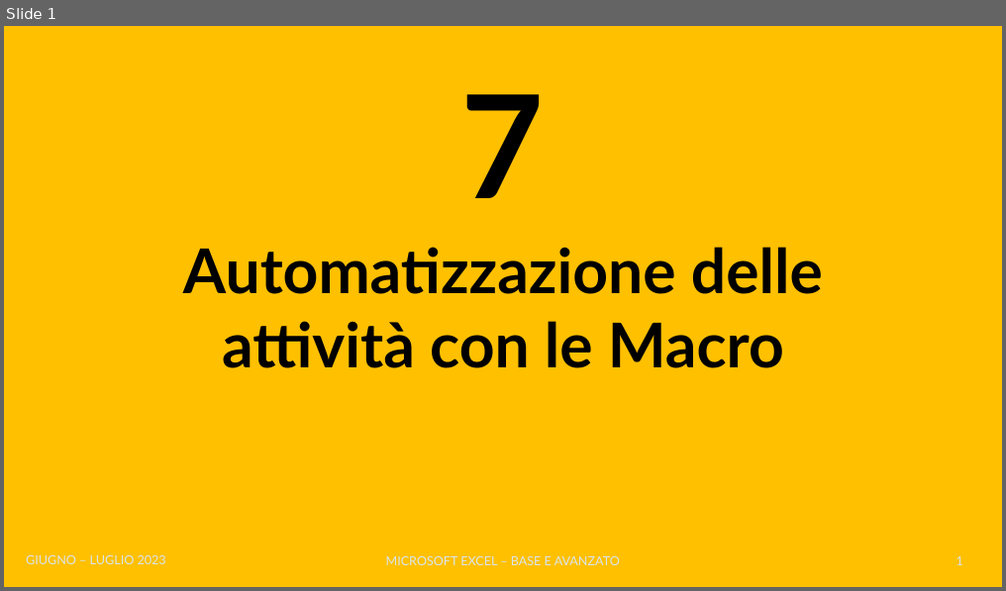
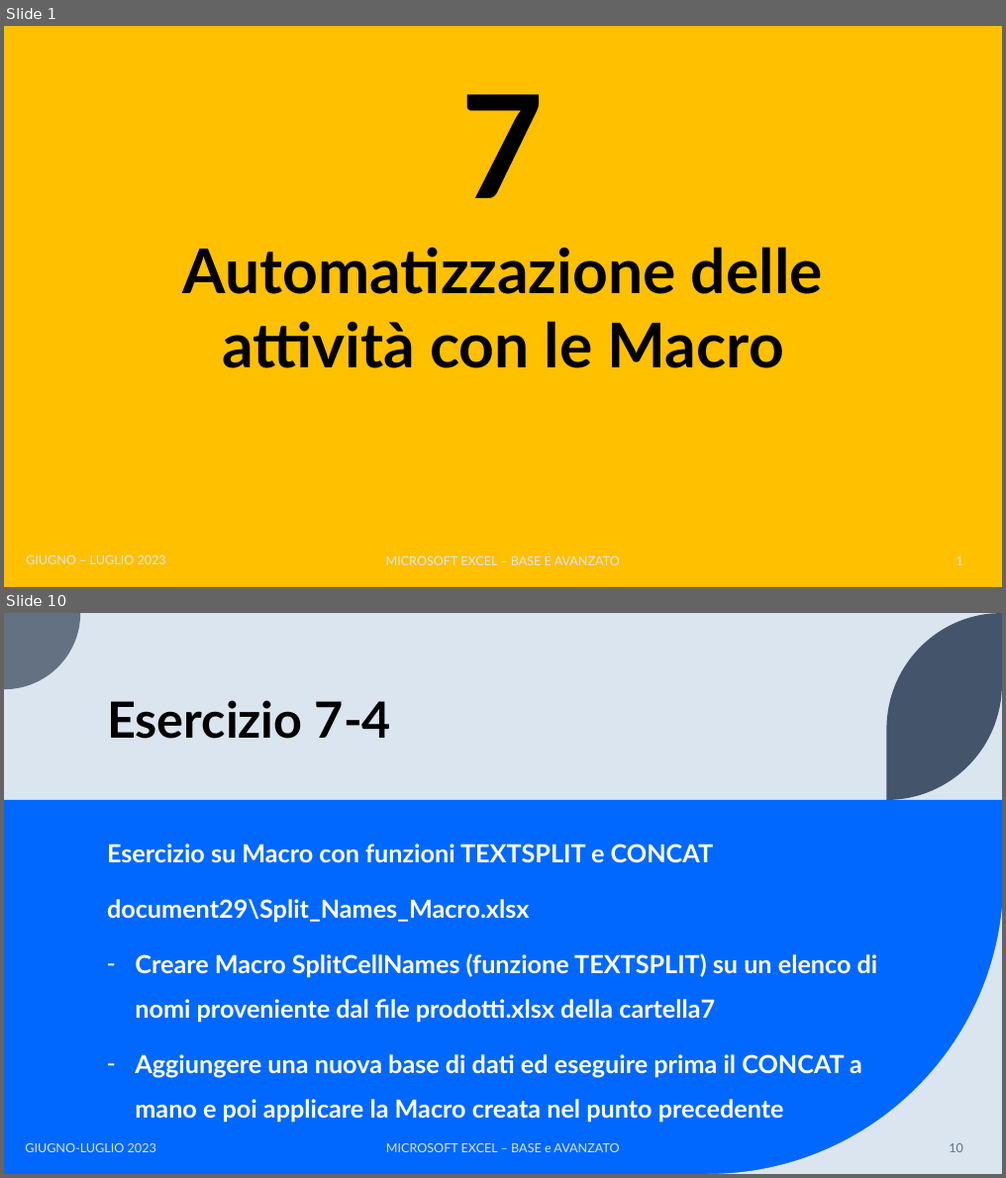
Before and after one commit to teispir/excel, a slide deck: ppt/Corso_Excel_Base_Avanzato_Parte7.pptx. Shown one above the other, each under a label of ours: slide 1 before the commit, slides 1 and 10 after it; the slides between them are not shown. The pictures are 1006x591 and 1006x1178 pixels, drawn with LibreOffice and Linux fonts; fonts in the diff are those of the drawing. Boxes give left, top, right and bottom in pixels: in the first picture for what was removed or moved away, otherwise in the second. Text is boxed around its words. In the diff, an @@ line names an element or a change of style, - is before the commit and + after.

```diff
--- a/ppt/Corso_Excel_Base_Avanzato_Parte7.pptx
+++ b/ppt/Corso_Excel_Base_Avanzato_Parte7.pptx
@@ slide 10 added at [4,613,1002,1174], background #DAE5EF @@
@@ freeform shape added at [4,613,80,689], fill #637183 @@
@@ freeform shape added at [887,613,1002,800], fill #44546A @@
@@ title added at [107,700,391,739], 48 pt, text #000000, bold @@
+Esercizio 7-4
@@ rectangle added at [4,800,1002,1174], fill #0068FF @@
@@ text added at [107,844,878,1123], 24 pt, text #FFFFFF, bold @@
+Esercizio su Macro con funzioni TEXTSPLIT e CONCAT
+document29\Split_Names_Macro.xlsx
+– Creare Macro SplitCellNames (funzione TEXTSPLIT) su un elenco di nomi proveniente dal file prodotti.xlsx della cartella7
+– Aggiungere una nuova base di dati ed eseguire prima il CONCAT a mano e poi applicare la Macro creata nel punto precedente
@@ freeform shape added at [708,878,1002,1174], fill #DAE5EF @@
@@ text added at [25,1144,156,1153], 12 pt, text #DAE5EF @@
+GIUGNO-LUGLIO 2023
@@ text added at [386,1144,619,1153], 12 pt, text #DAE5EF @@
+MICROSOFT EXCEL – BASE e AVANZATO
@@ page number added at [948,1144,963,1153], 12 pt, text #637183 @@
+10
```
Also in this commit, not shown: 12 other slides added, 49 other files.
